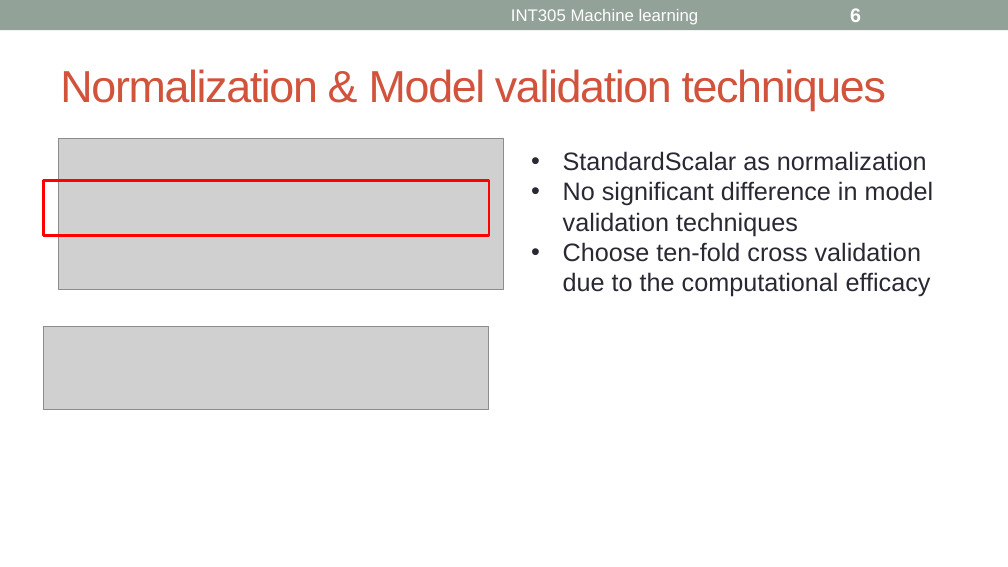
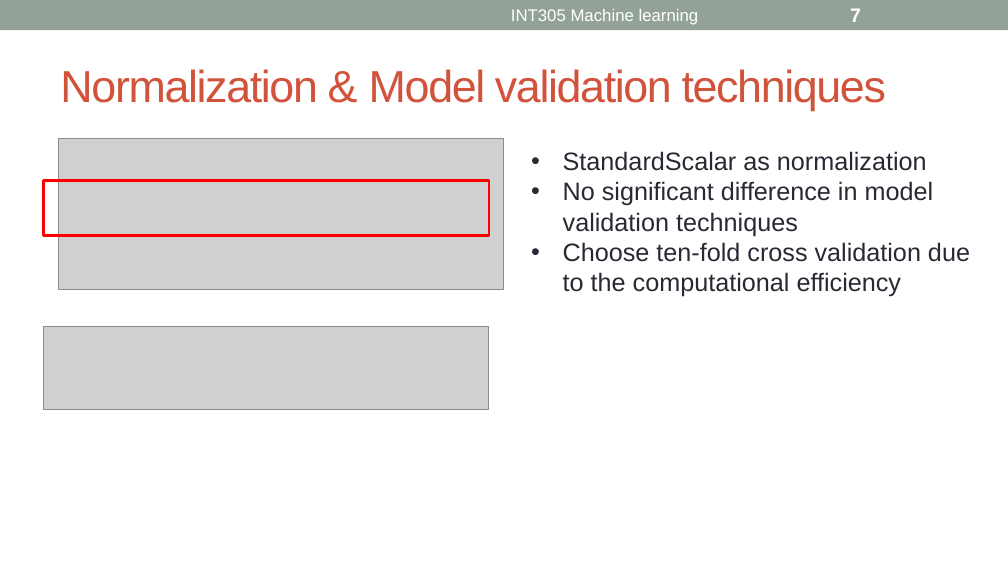
Before and after one commit to yuxuanwu17/heart_failure_detection, a slide deck: slide 7 of 305_pre_slides.pptx (slide 6 before the commit). Drawn at 1008x567 pixels with LibreOffice and Linux fonts; fonts in the diff are those of the drawing; grey boxes stand for pictures. Boxes give left, top, right and bottom in pixels: in the first picture for what was removed or moved away, otherwise in the second. Text is boxed around its words. In the diff, an @@ line names an element or a change of style, - is before the commit and + after.

Commit message:
update the slides

```diff
--- a/305_pre_slides.pptx
+++ b/305_pre_slides.pptx
@@ page number at bbox=[850, 8, 861, 22]: text changed @@
-6
+7
@@ text at bbox=[563, 242, 970, 297]: text changed @@
-• Choose ten-fold cross validation due to the computational efficacy
+• Choose ten-fold cross validation due to the computational efficiency
```
Also in this commit, not shown: 2 other slides changed, 1 slide added, 1 other file.
